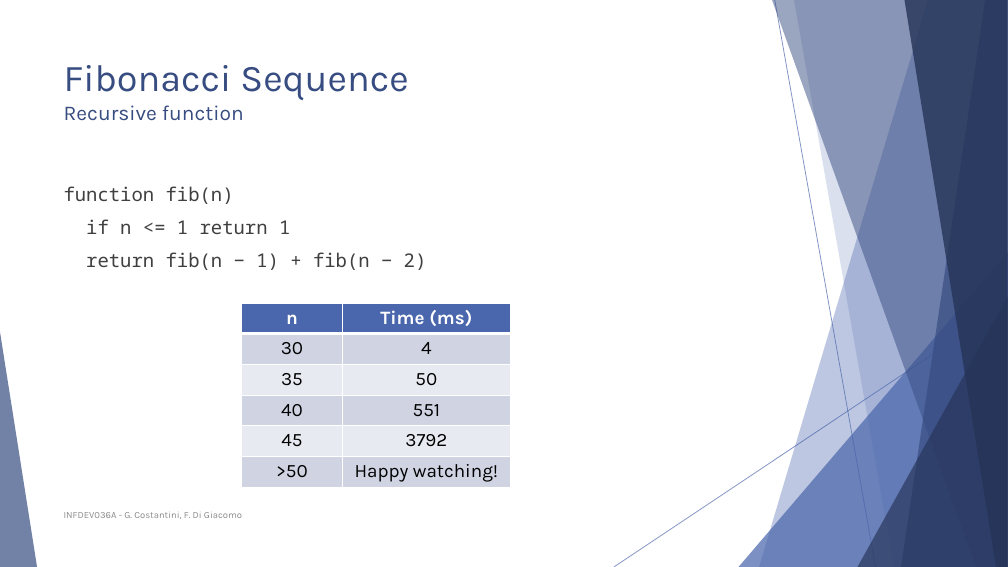
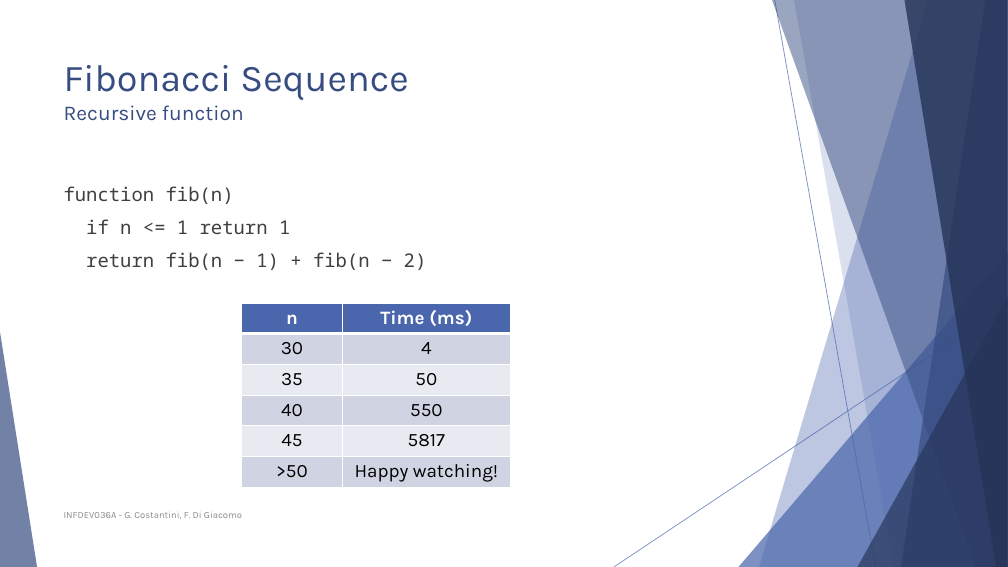
Before and after one commit to FurkanAndac/Development-6A, a slide deck: slide 6 of Lesson slides/Unit 6 - Dynamic Programming, Floyd Warshall.pptx. Drawn at 1008x567 pixels with LibreOffice and Linux fonts; fonts in the diff are those of the drawing. Boxes give left, top, right and bottom in pixels: in the first picture for what was removed or moved away, otherwise in the second. Text is boxed around its words. In the diff, an @@ line names an element or a change of style, - is before the commit and + after.

```diff
--- a/Lesson slides/Unit 6 - Dynamic Programming, Floyd Warshall.pptx
+++ b/Lesson slides/Unit 6 - Dynamic Programming, Floyd Warshall.pptx
@@ table at (x1=242, y1=303, x2=511, y2=487) @@
-row 4, column 2: 551
+row 4, column 2: 550
-row 5, column 2: 3792
+row 5, column 2: 5817
```
Also in this commit, not shown: 1 slide added.
